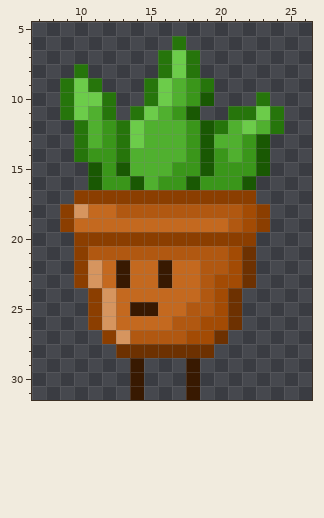
One commit to this pixel-art sprite: Unity Project/GGJ19/Assets/Sprites/Sprout/Idle/Pot_Idle4.png. Above: the version before the commit.
The file is 32x32 pixels. Shown: x 7..26, y 5..31.
The same view after the edit:
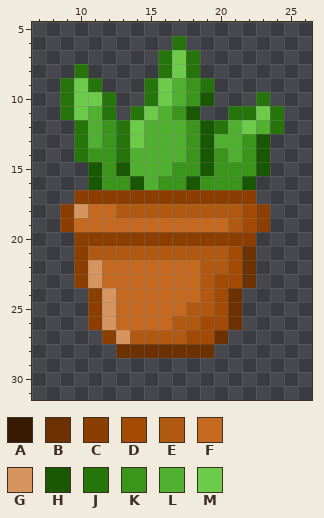
Palette (. is transparent): A #381901  B #6d3101  C #8b3e00  D #a34b04  E #b15811  F #c4691f  G #d6955f  H #195803  J #26750b  K #3a961a  L #50b02f  M #6ccc4a
The edit:
Colour F replaces colour A in rows 22 to 23 at x 13 and 16; in row 25 at x 14 to 15.
Colour A is gone in rows 29 to 31 at x 14 and 18.
Boxes around the changes in both pictures, in picture pixels (x1, y1, x2, y2):
changed: (116, 260, 172, 316)
erased: (130, 358, 200, 400)
